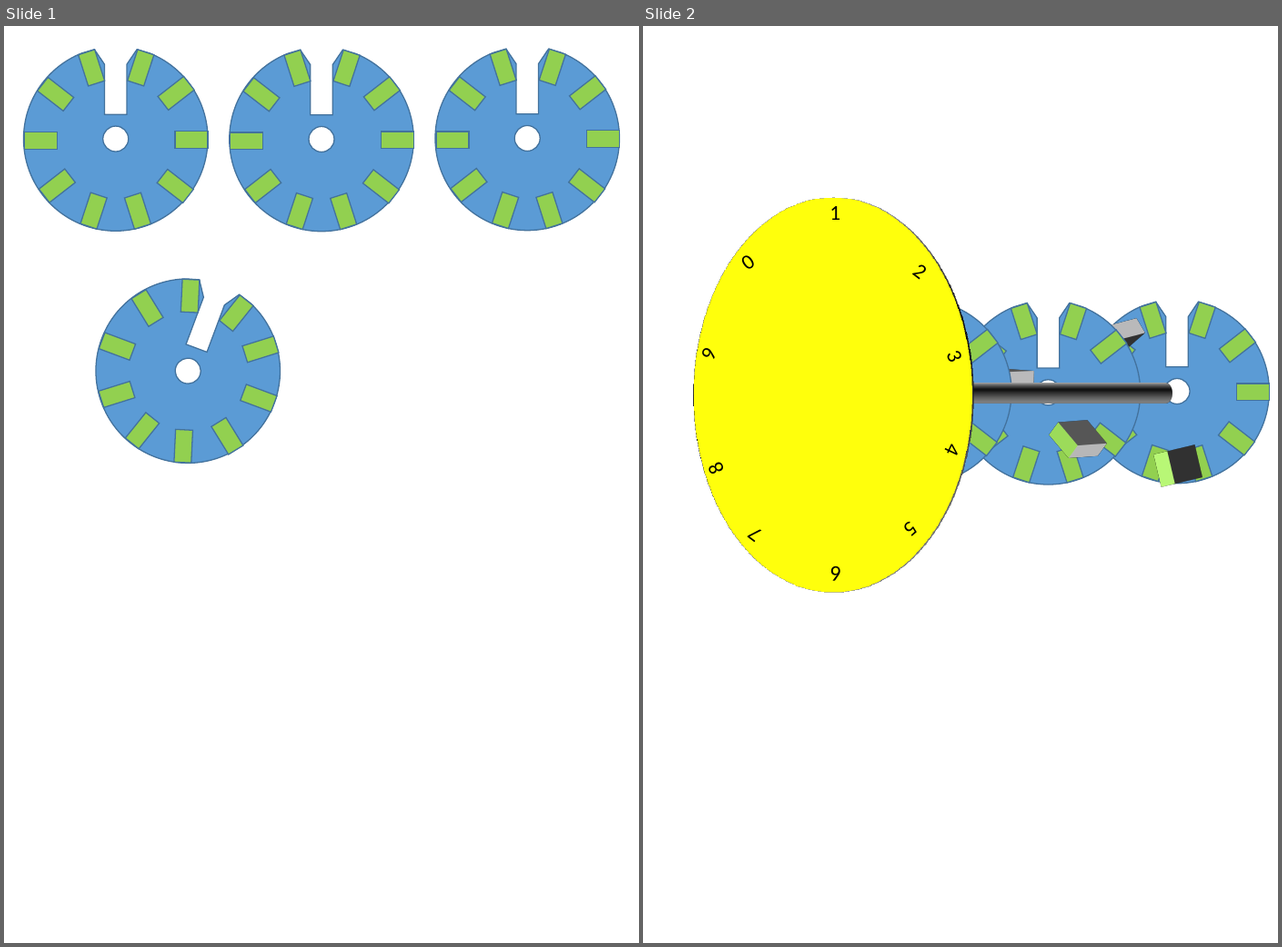
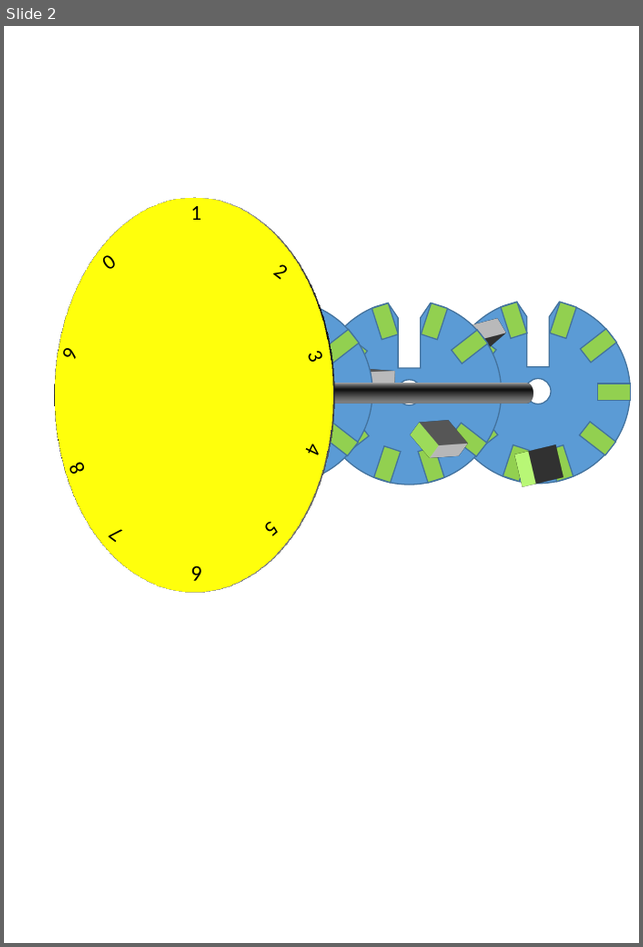
Before and after one commit to pablo-new17/tzuchi, a slide deck: 親子成長班/包容班/密室脫逃/safelock2.pptx. Shown side by side, each under a label of ours: slides 1 and 2 before the commit, slide 2 after it. The pictures are 1282x947 and 643x947 pixels, drawn with LibreOffice and Linux fonts; fonts in the diff are those of the drawing. Boxes give left, top, right and bottom in pixels: in the first picture for what was removed or moved away, otherwise in the second. Text is boxed around its words. In the diff, an @@ line names an element or a change of style, - is before the commit and + after.

```diff
--- a/親子成長班/包容班/密室脫逃/safelock2.pptx
+++ b/親子成長班/包容班/密室脫逃/safelock2.pptx
@@ slide 1 removed at box(4, 26, 639, 943), background #FFFFFF @@
@@ group removed at box(23, 50, 208, 231): 10 rectangles, 1 freeform shape @@
@@ group removed at box(230, 50, 414, 231): 10 rectangles, 1 freeform shape @@
@@ group removed at box(435, 49, 620, 230): 10 rectangles, 1 freeform shape @@
@@ group removed at box(96, 282, 280, 463): 10 rectangles, 1 freeform shape @@
```
Also in this commit, not shown: 1 slide added, 6 other files.
